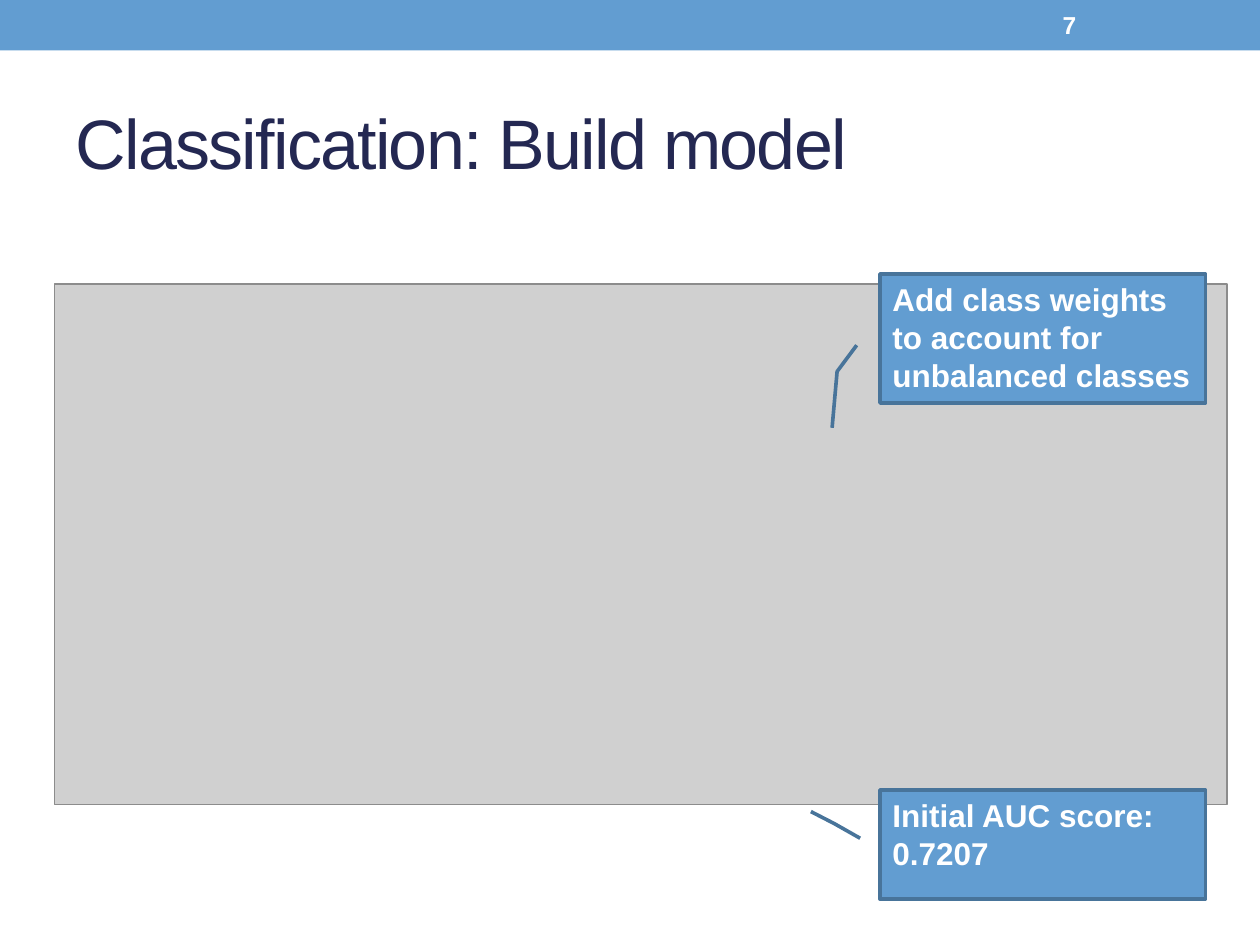
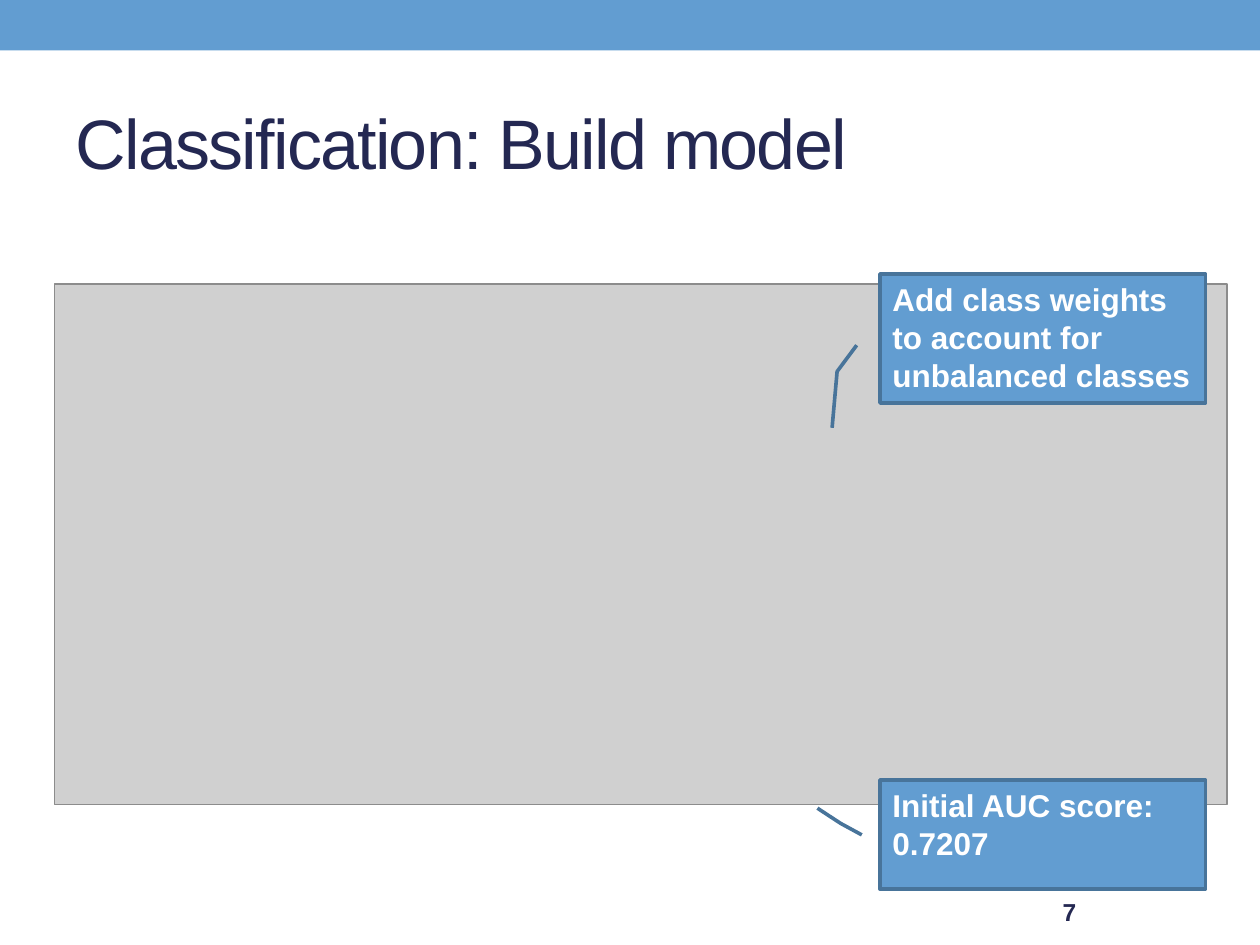
Before and after one commit to Son17/Data-Science-Projects, a slide deck: slide 7 of LG presentation_condensed.pptx. Drawn at 1260x945 pixels with LibreOffice and Linux fonts; fonts in the diff are those of the drawing; grey boxes stand for pictures. Boxes give left, top, right and bottom in pixels: in the first picture for what was removed or moved away, otherwise in the second. Text is boxed around its words. In the diff, an @@ line names an element or a change of style, - is before the commit and + after.

```diff
--- a/LG presentation_condensed.pptx
+++ b/LG presentation_condensed.pptx
@@ border callout "Initial AUC score:" moved from (x1=879, y1=790, x2=1205, y2=900) to (x1=879, y1=780, x2=1205, y2=890) @@
@@ border callout "Initial AUC score:" at (x1=879, y1=780, x2=1205, y2=890): proportions changed @@
@@ page number moved from (x1=1063, y1=17, x2=1077, y2=34) to (x1=1063, y1=904, x2=1077, y2=921) @@
@@ page number at (x1=1063, y1=904, x2=1077, y2=921): text colour #FFFFFF to #242852 @@
```
Also in this commit, not shown: 9 other slides changed, 1 other file.
